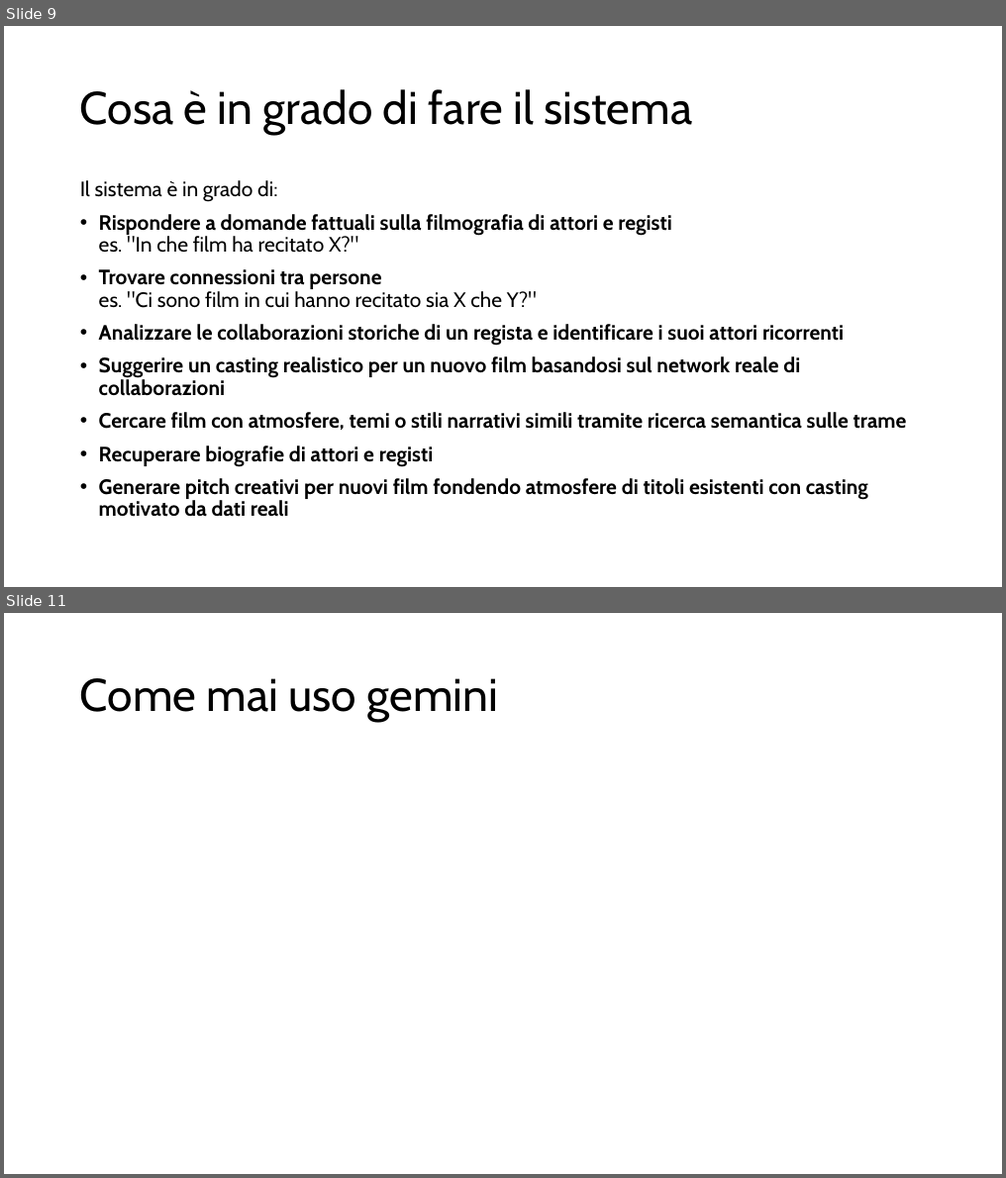
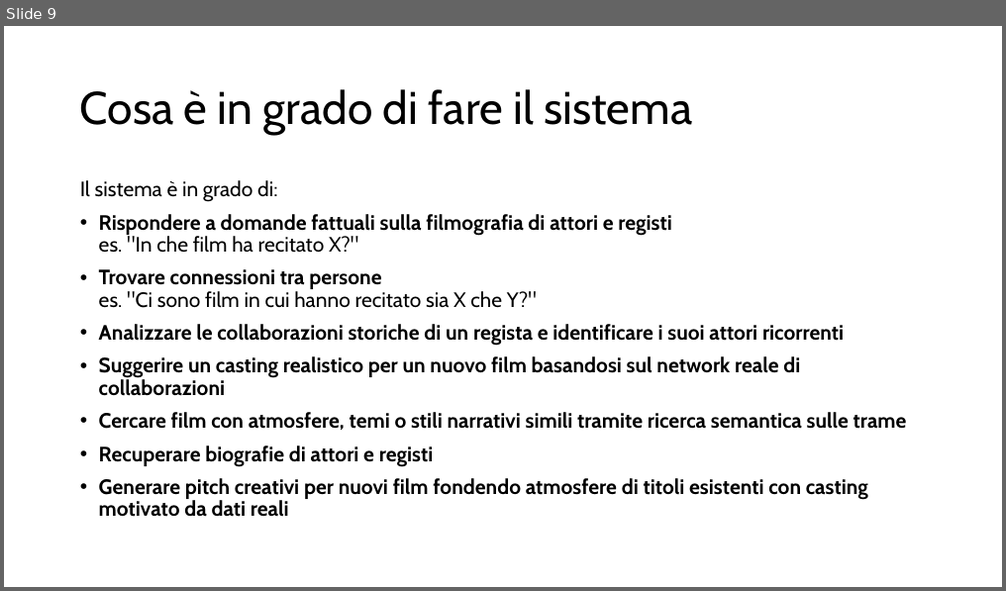
Before and after one commit to piermarone22/ProgettoAgenticAI-CinemaGraphRAG, a slide deck: Presentazione/Progetto_AgenticAI.pptx. Shown one above the other, each under a label of ours: slides 9 and 11 before the commit, slide 9 after it; the slides between them are not shown. The pictures are 1006x1178 and 1006x591 pixels, drawn with LibreOffice and Linux fonts; fonts in the diff are those of the drawing. Boxes give left, top, right and bottom in pixels: in the first picture for what was removed or moved away, otherwise in the second. Text is boxed around its words. In the diff, an @@ line names an element or a change of style, - is before the commit and + after.

```diff
--- a/Presentazione/Progetto_AgenticAI.pptx
+++ b/Presentazione/Progetto_AgenticAI.pptx
@@ slide 11 removed at [4,613,1002,1174], background #FFFFFF @@
@@ title removed at [80,678,499,722] @@
-Come mai uso gemini
```
Also in this commit, not shown: 3 slides changed, 6 slides added, 2 other slides removed, 10 other files.
